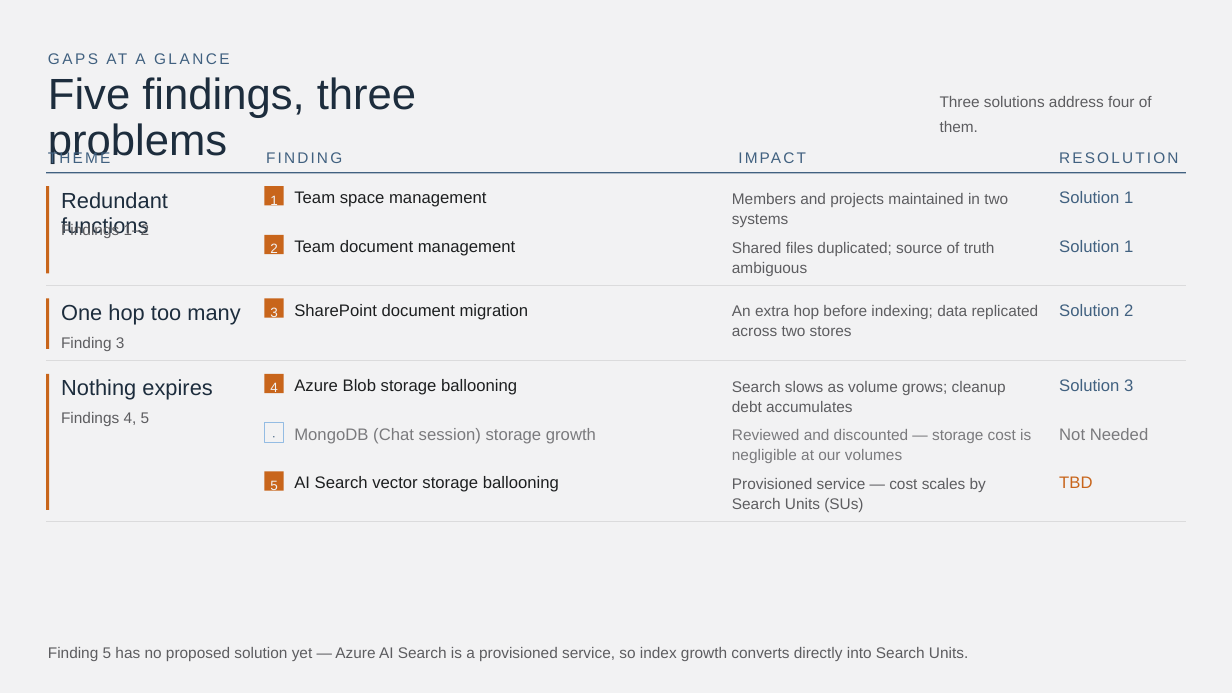
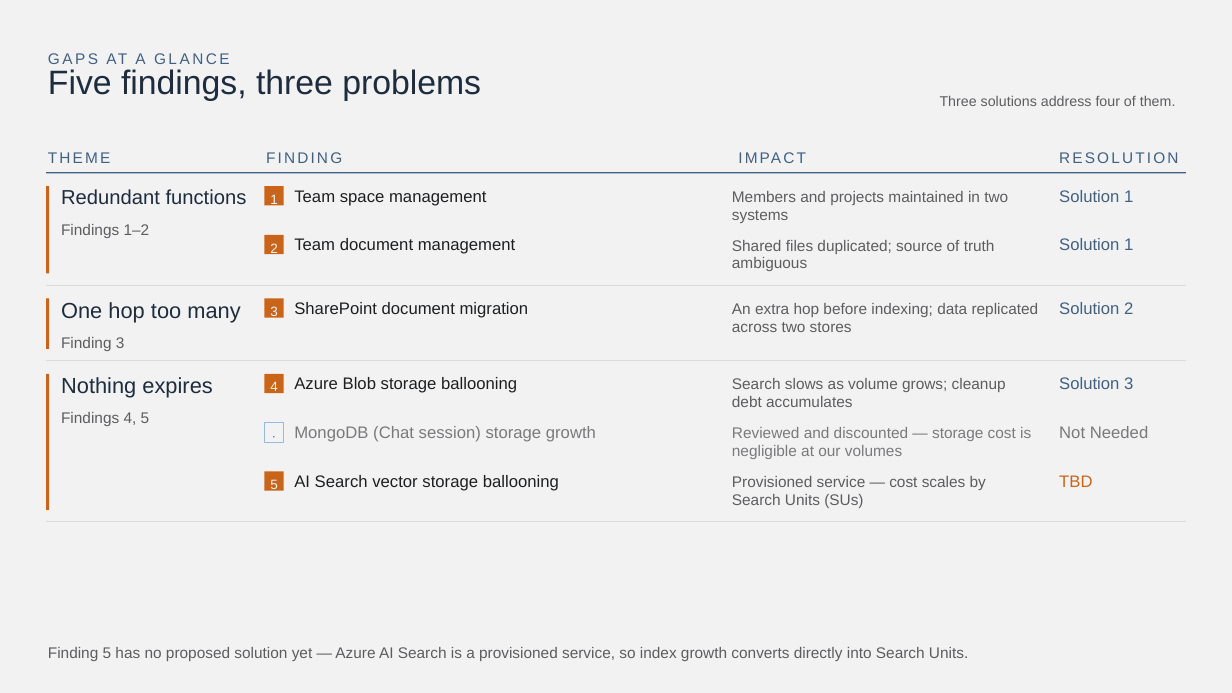
Before and after one commit to ashleytmathew/Architecture-and-design, a slide deck: slide 5 of architecture-optimization_v6.pptx. Drawn at 1232x693 pixels with LibreOffice and Linux fonts; fonts in the diff are those of the drawing. Boxes give left, top, right and bottom in pixels: in the first picture for what was removed or moved away, otherwise in the second. Text is boxed around its words. In the diff, an @@ line names an element or a change of style, - is before the commit and + after.

```diff
--- a/architecture-optimization_v6.pptx
+++ b/architecture-optimization_v6.pptx
@@ text "Five findings, three problems" at (x1=48, y1=69, x2=481, y2=101): size 51 to 39.5 pt; line spacing 0.89 to 0.69 @@
@@ text "Three solutions address four of ..." at (x1=940, y1=95, x2=1176, y2=106): size 18 to 16.6 pt @@
@@ text "Redundant functions" at (x1=61, y1=189, x2=247, y2=204): size 25.5 to 23.6 pt; line spacing 0.96 to 0.86 @@
@@ text "One hop too many" at (x1=61, y1=302, x2=240, y2=322): line spacing 0.96 to 0.86 @@
@@ text "Nothing expires" at (x1=61, y1=377, x2=212, y2=398): line spacing 0.96 to 0.86 @@
@@ line spacing 0.99 to 0.89 in 8 elements at (x1=294, y1=238, x2=515, y2=254), (x1=1059, y1=238, x2=1133, y2=250), (x1=294, y1=302, x2=529, y2=318), (x1=1059, y1=302, x2=1133, y2=314), (x1=294, y1=377, x2=517, y2=393), (x1=1059, y1=377, x2=1133, y2=389), (x1=294, y1=426, x2=596, y2=442), (x1=1059, y1=426, x2=1148, y2=438) @@
@@ line spacing 1.08 to 0.98 in 6 elements at (x1=732, y1=191, x2=1008, y2=223), (x1=732, y1=240, x2=995, y2=271), (x1=732, y1=303, x2=1039, y2=332), (x1=732, y1=378, x2=1006, y2=407), (x1=732, y1=427, x2=1031, y2=459), (x1=732, y1=476, x2=986, y2=508) @@
```
Also in this commit, not shown: 10 other slides changed, 2 slides added, 1 other file.
